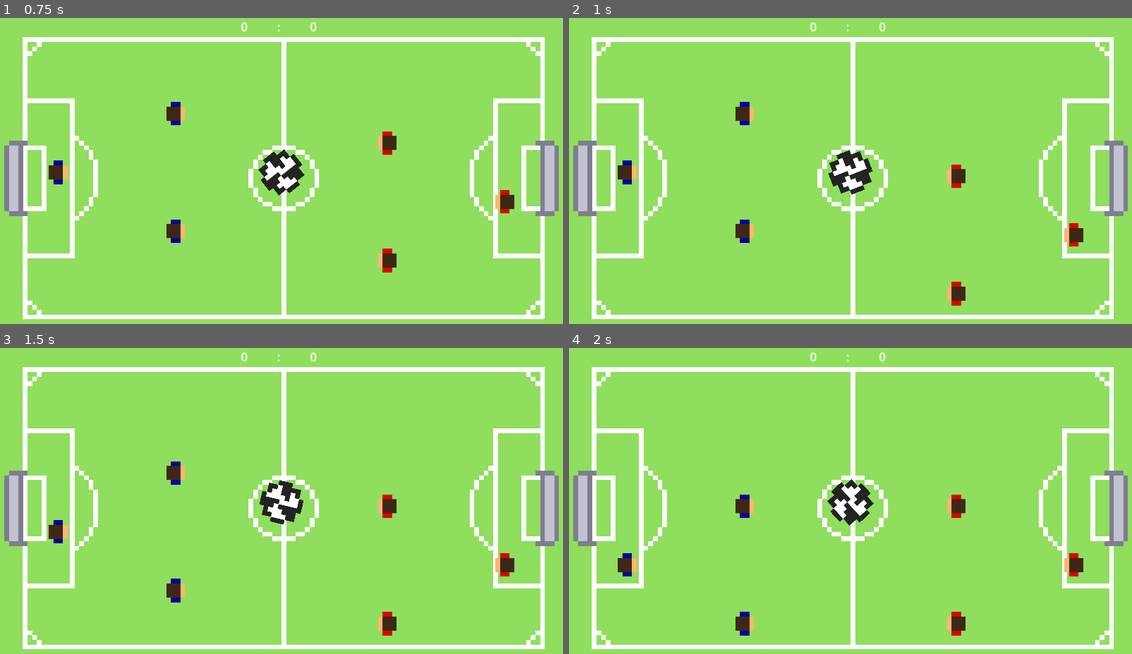
Above: before the commit, frames 1-4 (two rows, left to right).
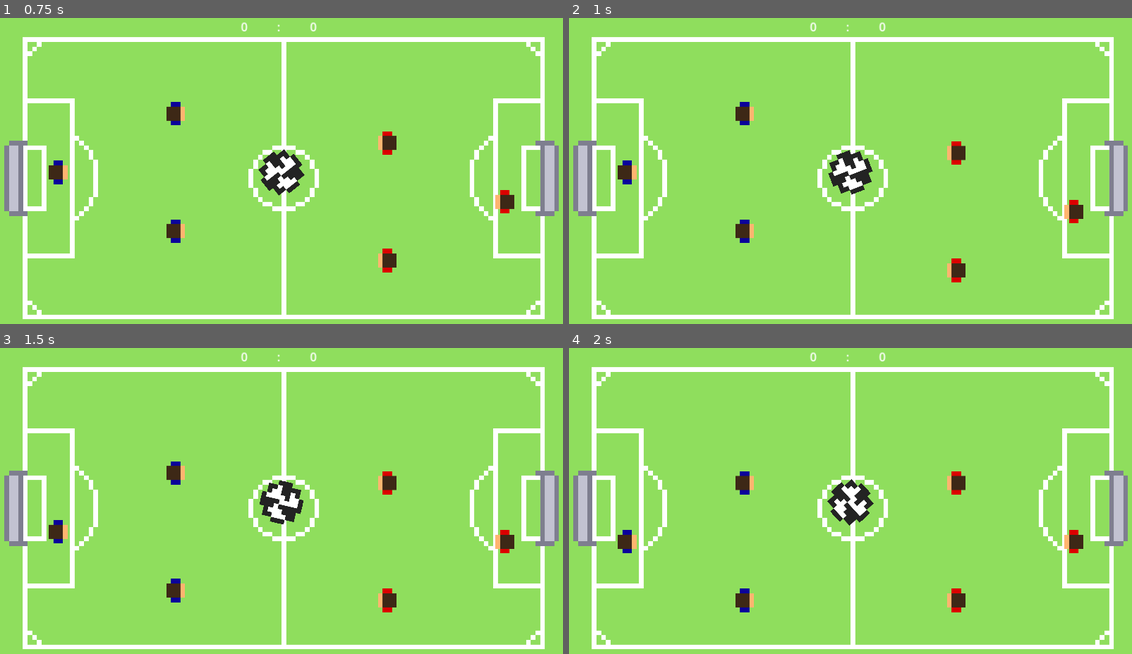
Above: after the commit, the same moments.

Repository: HephaistosForge/Boltzplatz
Game: Godot game, scene res://world.tscn
Two runs of this game, one before a commit and one after it. Both use one fixed random seed, a clock stepped at 60 frames per second and the inputs below. The engine's default icon, where the game draws it, is replaced by a stand-in: a white triangle on a blue panel in a dark square.
Inputs:
- Up to frame 1 (0.75 s): hold Down (down_player_right) from 0.53 s (still down); tap Space (space) at 0.6 s
- Up to frame 2 (1 s): keep holding Down (down_player_right)
- Up to frame 3 (1.5 s): release Down (down_player_right) at 1.28 s; hold S (down_player_left) from 1.28 s (still down); tap Space (space) at 1.35 s
- Up to frame 4 (2 s): keep holding S (down_player_left)

Frame 1 is identical in both runs. In frame 2, 1.2% of the frame differs, in the area x 67-92%, y 40-95%; in frame 3, 1.2%; in frame 4, 2.5%, in the area x 8-92%, y 40-95%.

Commit message:
changed field walls

Diff:
--- a/world.tscn
+++ b/world.tscn
@@ -33,35 +33,43 @@
 
 [node name="InvisibleWalls" type="Node" parent="."]
 
-[node name="Wall" parent="InvisibleWalls" instance=ExtResource("3_grdse")]
-position = Vector2(960, -15)
+[node name="WallTop" parent="InvisibleWalls" instance=ExtResource("3_grdse")]
+position = Vector2(960, 70)
 scale = Vector2(15, 0.2)
 
-[node name="Wall2" parent="InvisibleWalls" instance=ExtResource("3_grdse")]
-position = Vector2(960, 1130)
+[node name="WallBottom" parent="InvisibleWalls" instance=ExtResource("3_grdse")]
+position = Vector2(960, 1051)
 scale = Vector2(15, 0.2)
 
-[node name="Wall3" parent="InvisibleWalls" instance=ExtResource("3_grdse")]
-position = Vector2(-15, 540)
-scale = Vector2(0.2, 9)
+[node name="WallLeftTop" parent="InvisibleWalls" instance=ExtResource("3_grdse")]
+position = Vector2(74, 257)
+scale = Vector2(0.15, 3)
 
-[node name="Wall4" parent="InvisibleWalls" instance=ExtResource("3_grdse")]
-position = Vector2(1935, 540)
-scale = Vector2(0.2, 9)
+[node name="WallLeftBottom" parent="InvisibleWalls" instance=ExtResource("3_grdse")]
+position = Vector2(74, 867)
+scale = Vector2(0.15, 3)
 
-[node name="Wall5" parent="InvisibleWalls" instance=ExtResource("3_grdse")]
+[node name="WallRightTop" parent="InvisibleWalls" instance=ExtResource("3_grdse")]
+position = Vector2(1862, 254)
+scale = Vector2(0.15, 3)
+
+[node name="WallRightBottom" parent="InvisibleWalls" instance=ExtResource("3_grdse")]
+position = Vector2(1861, 861)
+scale = Vector2(0.15, 3)
+
+[node name="WallLeftGoalAbove" parent="InvisibleWalls" instance=ExtResource("3_grdse")]
 position = Vector2(23, 440)
 scale = Vector2(0.9, 0.125)
 
-[node name="Wall6" parent="InvisibleWalls" instance=ExtResource("3_grdse")]
+[node name="WallLeftGoalBelow" parent="InvisibleWalls" instance=ExtResource("3_grdse")]
 position = Vector2(22, 680)
 scale = Vector2(0.9, 0.125)
 
-[node name="Wall7" parent="InvisibleWalls" instance=ExtResource("3_grdse")]
+[node name="WallRightGoalAbove" parent="InvisibleWalls" instance=ExtResource("3_grdse")]
 position = Vector2(1914, 440)
 scale = Vector2(0.9, 0.125)
 
-[node name="Wall8" parent="InvisibleWalls" instance=ExtResource("3_grdse")]
+[node name="WallRightGoalBelow" parent="InvisibleWalls" instance=ExtResource("3_grdse")]
 position = Vector2(1914, 680)
 scale = Vector2(0.9, 0.125)
 
